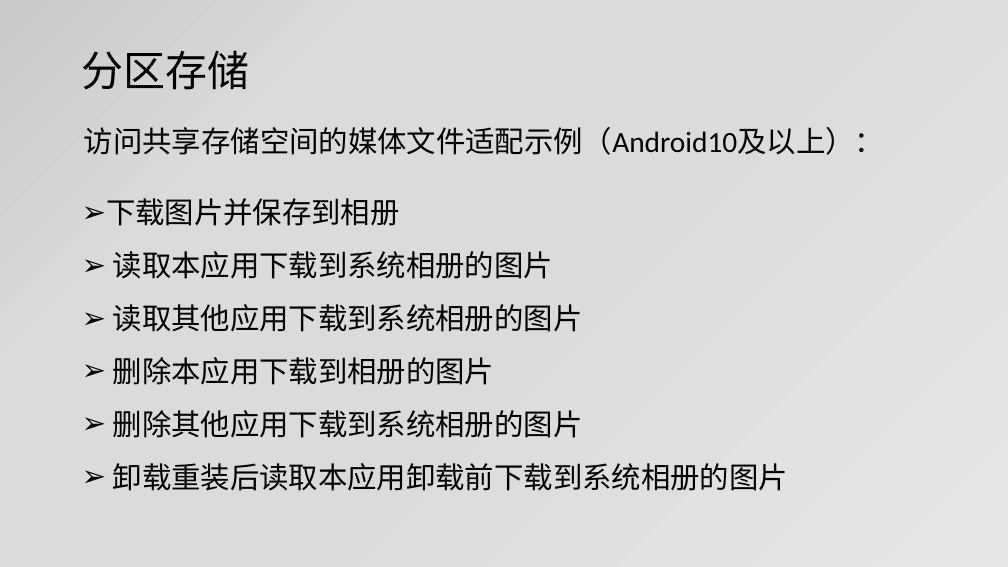
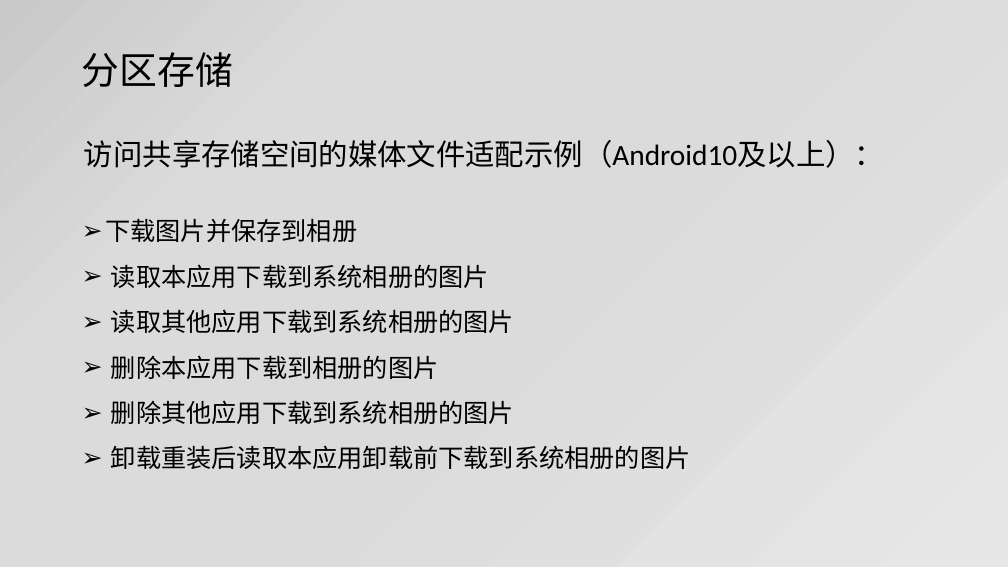
Before and after one commit to jianjunxiao/Adaptation, a slide deck: slide 10 of Android10、11适配.pptx. Drawn at 1008x567 pixels with LibreOffice and Linux fonts; fonts in the diff are those of the drawing. Boxes give left, top, right and bottom in pixels: in the first picture for what was removed or moved away, otherwise in the second. Text is boxed around its words. In the diff, an @@ line names an element or a change of style, - is before the commit and + after.

```diff
--- a/Android10、11适配.pptx
+++ b/Android10、11适配.pptx
@@ title "分区存储" at [82,52,233,87]: size 40 to 36 pt @@
@@ text "访问共享存储空间的媒体文件适配示例（Android10及以上）：": place and size @@
-text "访问共享存储空间的媒体文件适配示例（Android10及以上）：" at [84,127,884,155]
+text "访问共享存储空间的媒体文件适配示例（Android10及以上）：" at [84,140,884,168]
@@ text "下载图片并保存到相册": place and size @@
-text "下载图片并保存到相册" at [106,198,788,491]
+text "下载图片并保存到相册" at [105,218,691,469]
@@ text "下载图片并保存到相册" at [105,218,691,469]: size 28 to 24 pt @@
```
Also in this commit, not shown: 25 other slides changed, 4 slides added, 7 other files.
